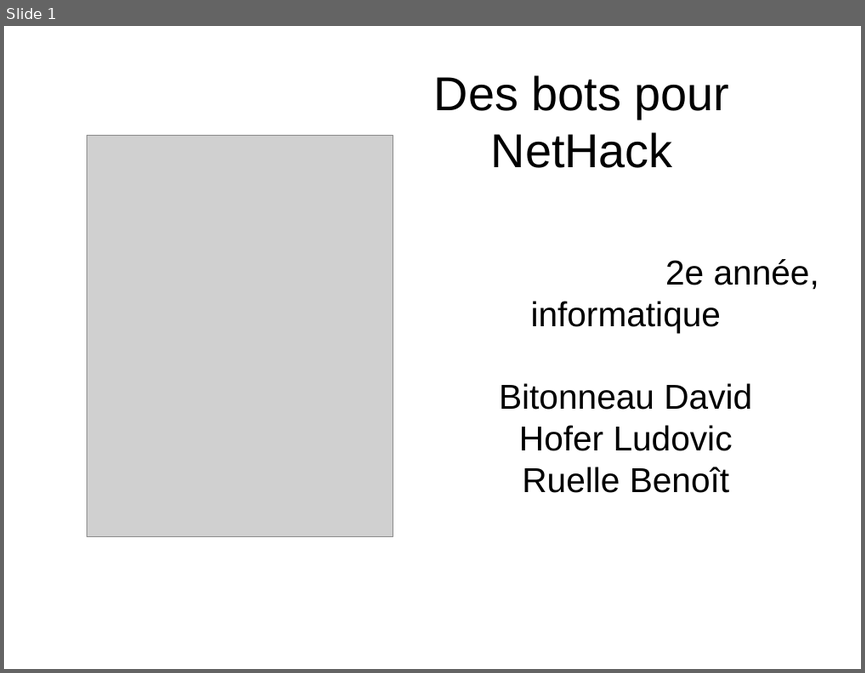
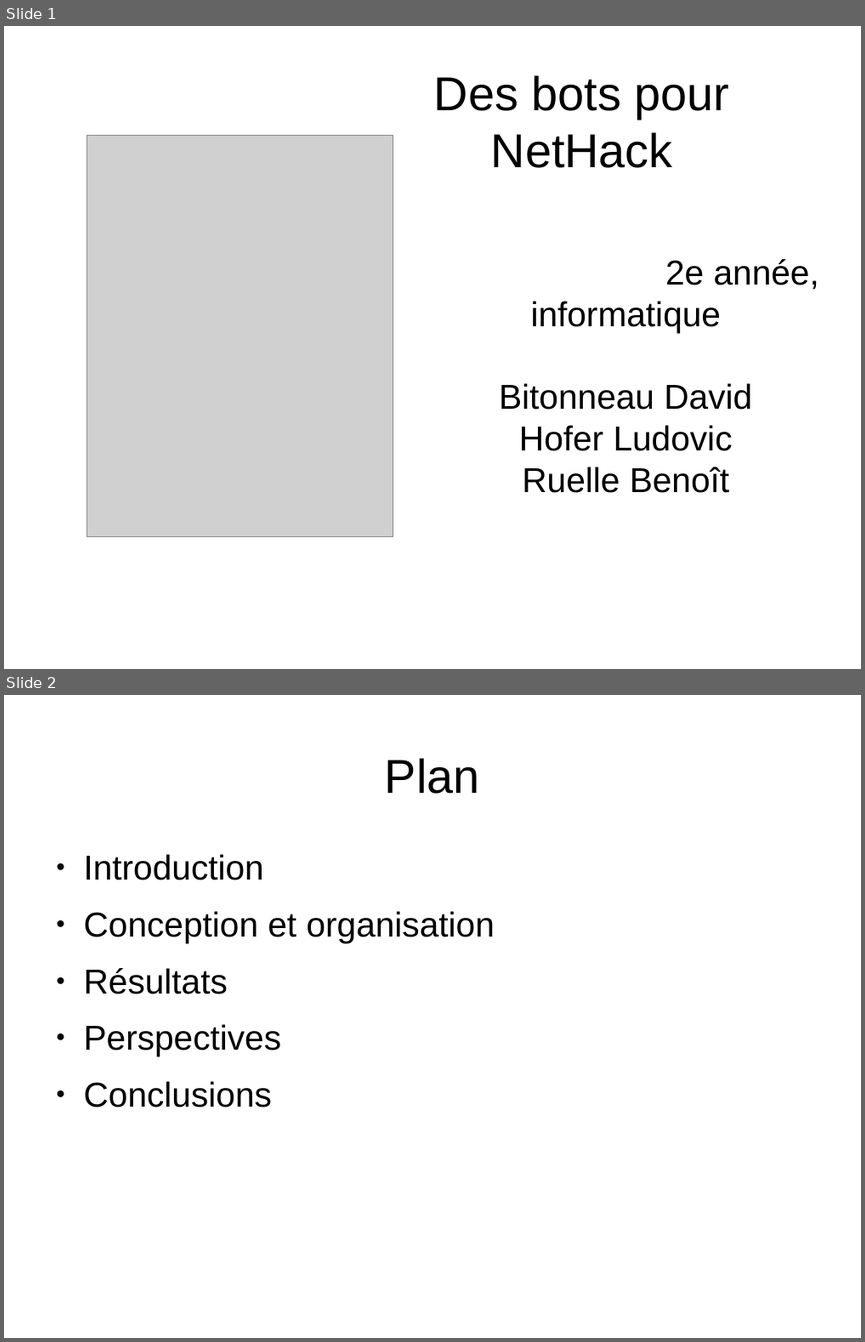
Before and after one commit to medrimonia/PFA-Nethack, a slide deck: papers/soutenance/soutenance.odp. Shown one above the other, each under a label of ours: slide 1 before the commit, slides 1 and 2 after it. The pictures are 865x673 and 865x1342 pixels, drawn with LibreOffice and Linux fonts; fonts in the diff are those of the drawing; grey boxes stand for pictures. Boxes give left, top, right and bottom in pixels: in the first picture for what was removed or moved away, otherwise in the second. Text is boxed around its words. In the diff, an @@ line names an element or a change of style, - is before the commit and + after.

```diff
--- a/papers/soutenance/soutenance.odp
+++ b/papers/soutenance/soutenance.odp
@@ slide 2 added at bbox=[4, 695, 861, 1338], background #FFFFFF @@
@@ title added at bbox=[385, 758, 480, 794], 44 pt, text #000000 @@
+Plan
@@ text added at bbox=[84, 854, 494, 1107], 32 pt, text #000000 @@
+● Introduction
+● Conception et organisation
+● Résultats
+● Perspectives
+● Conclusions
```
Also in this commit, not shown: 3 other slides added.
